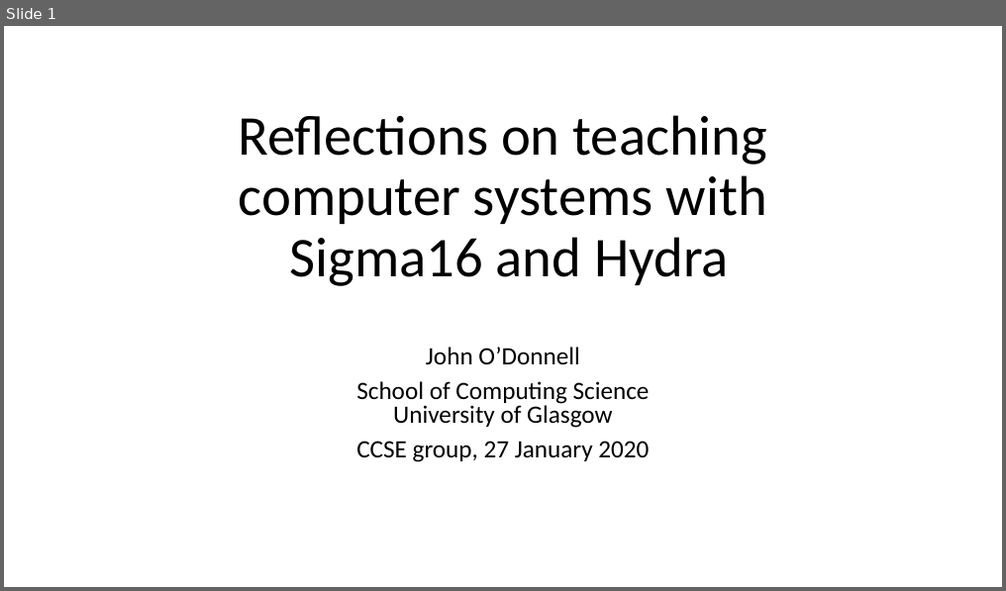
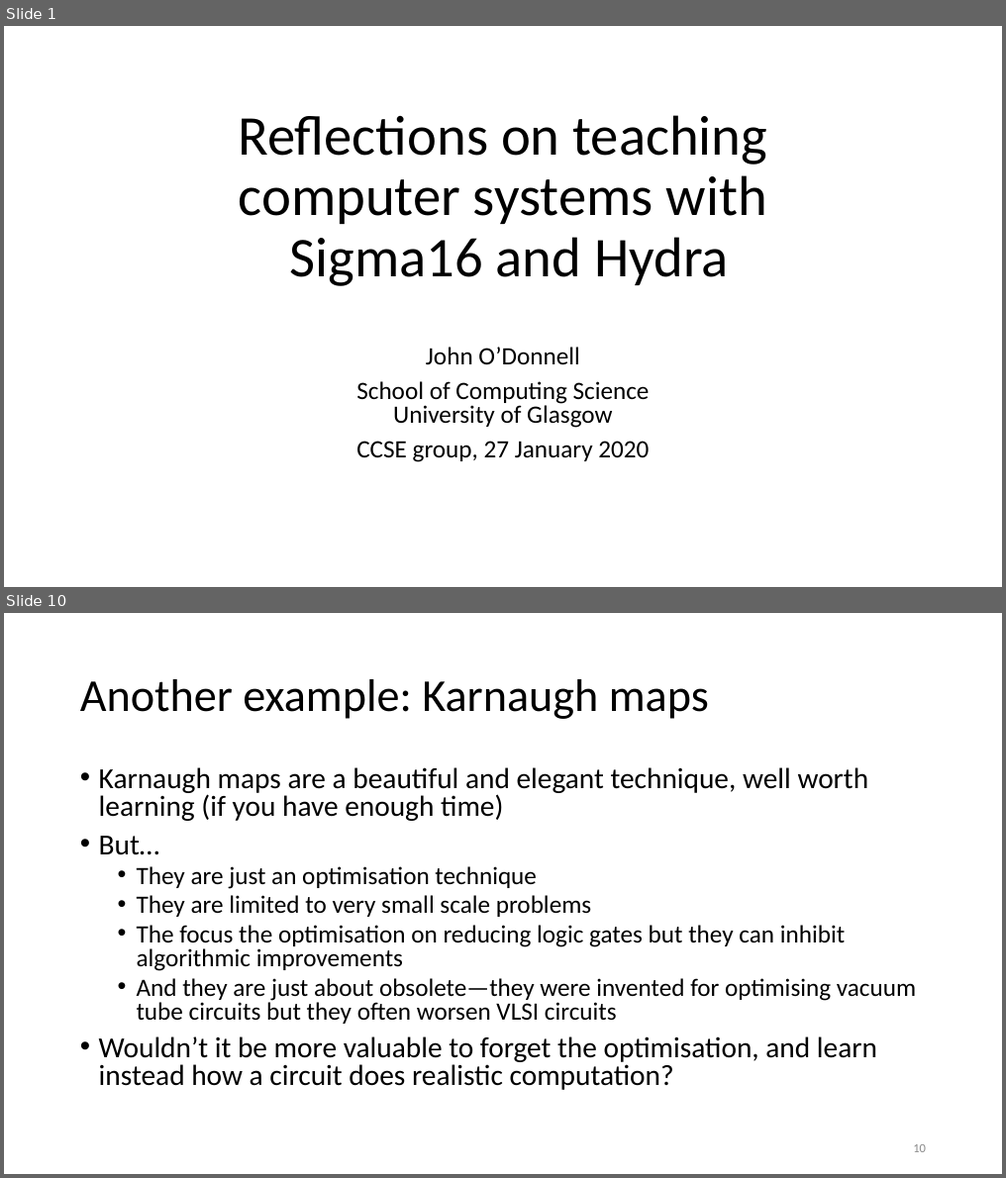
Before and after one commit to jtod/jtod.github.io, a slide deck: home/Sigma16/dev/docs/papers/Computer systems with Sigma16 and Hydra.pptx. Shown one above the other, each under a label of ours: slide 1 before the commit, slides 1 and 10 after it; the slides between them are not shown. The pictures are 1006x591 and 1006x1178 pixels, drawn with LibreOffice and Linux fonts; fonts in the diff are those of the drawing. Boxes give left, top, right and bottom in pixels: in the first picture for what was removed or moved away, otherwise in the second. Text is boxed around its words. In the diff, an @@ line names an element or a change of style, - is before the commit and + after.

```diff
--- a/home/Sigma16/dev/docs/papers/Computer systems with Sigma16 and Hydra.pptx
+++ b/home/Sigma16/dev/docs/papers/Computer systems with Sigma16 and Hydra.pptx
@@ slide 10 added at (4, 613, 1002, 1174), background #FFFFFF @@
@@ title added at (80, 679, 709, 719), 44 pt, text #000000 @@
+Another example: Karnaugh maps
@@ text added at (99, 767, 916, 1090), 24 pt, text #000000 @@
+• Karnaugh maps are a beautiful and elegant technique, well worth learning (if you have enough time)
+• But…
+  • They are just an optimisation technique
+  • They are limited to very small scale problems
+  • The focus the optimisation on reducing logic gates but they can inhibit algorithmic improvements
+  • And they are just about obsolete—they were invented for optimising vacuum tube circuits but they often worsen VLSI circuits
+• Wouldn’t it be more valuable to forget the optimisation, and learn instead how a circuit does realistic computation?
@@ page number added at (913, 1145, 926, 1153), 12 pt, text #8C8C8C @@
+10
```
Also in this commit, not shown: 3 slides changed, 24 other slides added, 1 slide removed, 11 other files.
